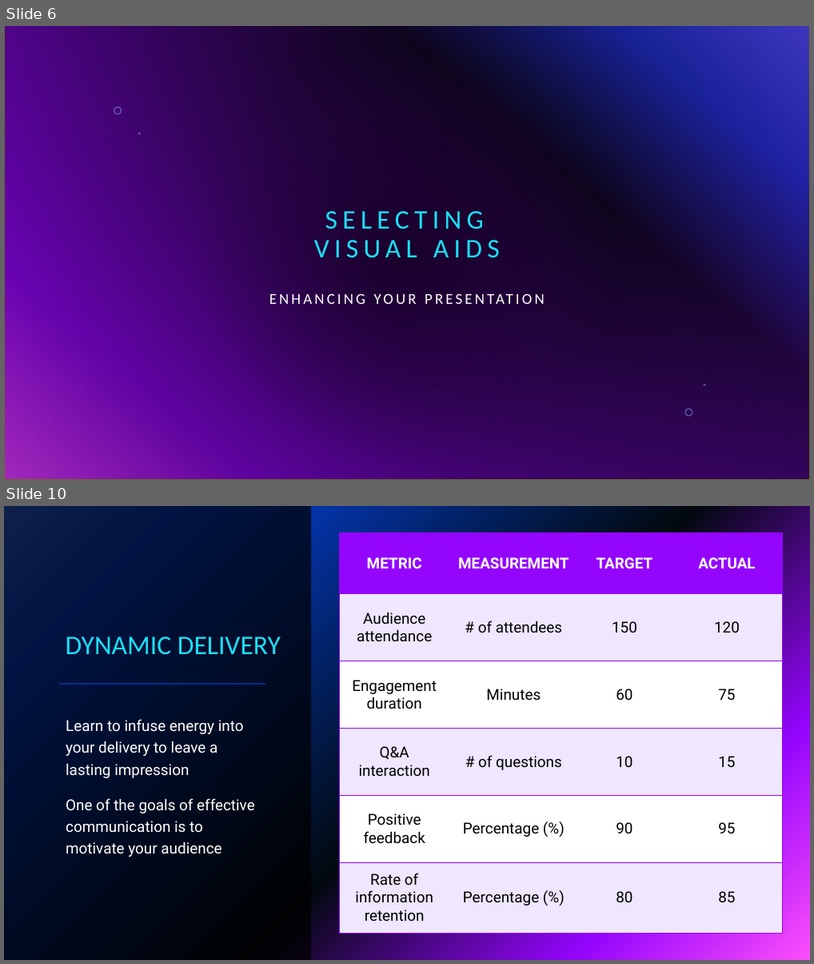
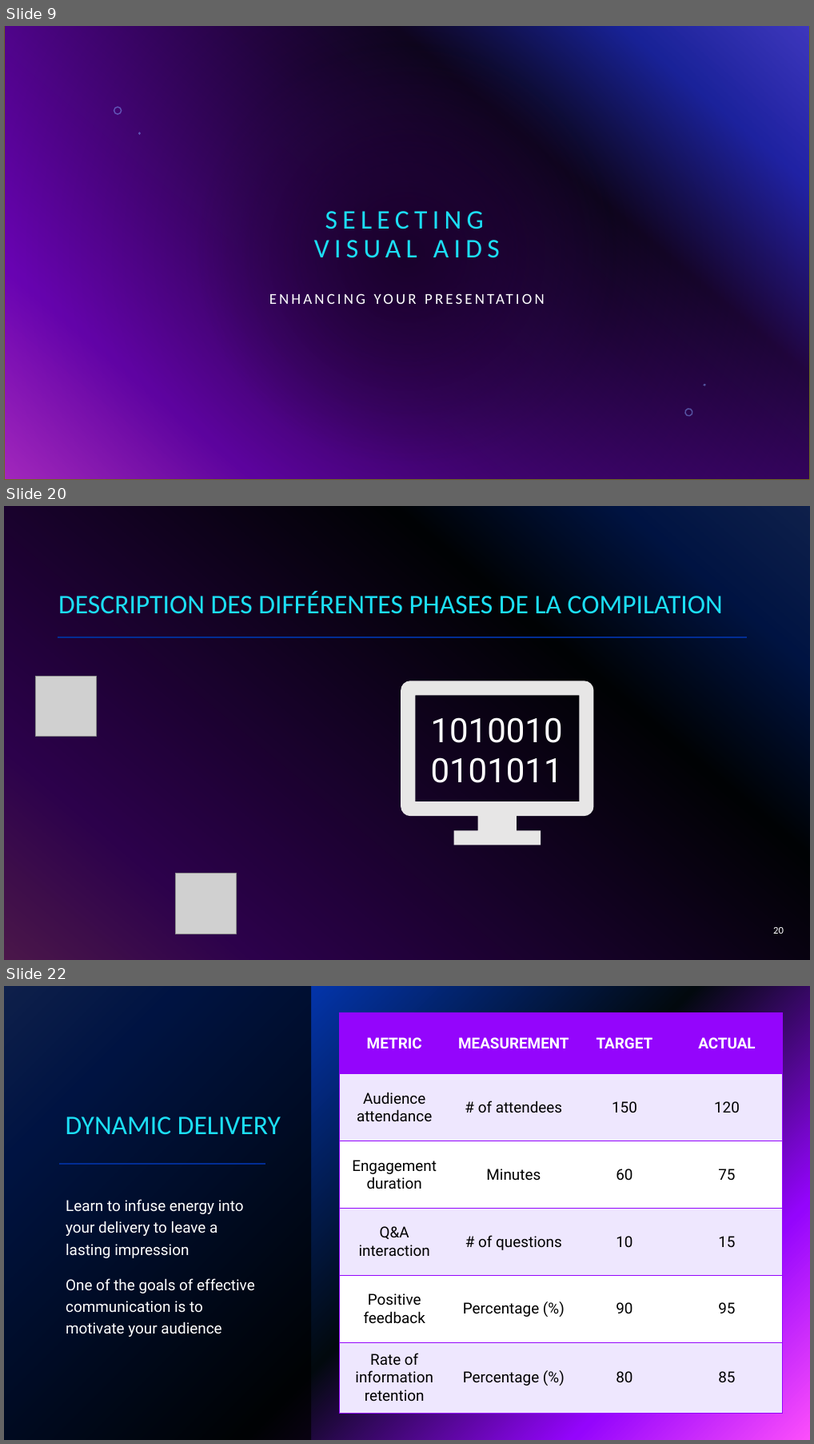
Before and after one commit to Firasss000/TLC, a slide deck: Theorie des langages.pptx. Shown one above the other, each under a label of ours: slides 6 and 10 before the commit, slides 9, 20 and 22 after it; the slides between them are not shown. The pictures are 814x964 and 814x1444 pixels, drawn with LibreOffice and Linux fonts; fonts in the diff are those of the drawing; grey boxes stand for pictures; background and template pictures are left out. Boxes give left, top, right and bottom in pixels: in the first picture for what was removed or moved away, otherwise in the second. Text is boxed around its words. In the diff, an @@ line names an element or a change of style, - is before the commit and + after.

```diff
--- a/Theorie des langages.pptx
+++ b/Theorie des langages.pptx
@@ slide 20 added at bbox=[4, 506, 810, 960], background gradient #316CFC to #0343DF to #02090E to #9405FC to #FC4EFB @@
@@ rectangle added at bbox=[4, 506, 810, 960], fill #000000 at 70% opacity @@
@@ title added at bbox=[58, 592, 723, 614], 32 pt, text #1CDFF5 @@
+DESCRIPTION DES DIFFÉRENTES PHASES DE LA COMPILATION
@@ line added from (58, 637) to (748, 637), #9405FC 2 pt @@
@@ picture added at bbox=[35, 676, 96, 736] @@
@@ freeform shape added at bbox=[401, 681, 594, 844], fill #E7E6E6 @@
@@ text added at bbox=[425, 706, 578, 793], 40 pt, text #FFFFFF @@
+10100100101011
@@ picture added at bbox=[176, 873, 236, 934] @@
@@ page number added at bbox=[774, 927, 784, 933], 12 pt, text #FFFFFF @@
+20
@@ what was slide 6 is now slide 9 @@
@@ what was slide 10 is now slide 22 @@
```
Also in this commit, not shown: 17 other slides added, 8 slides removed.
